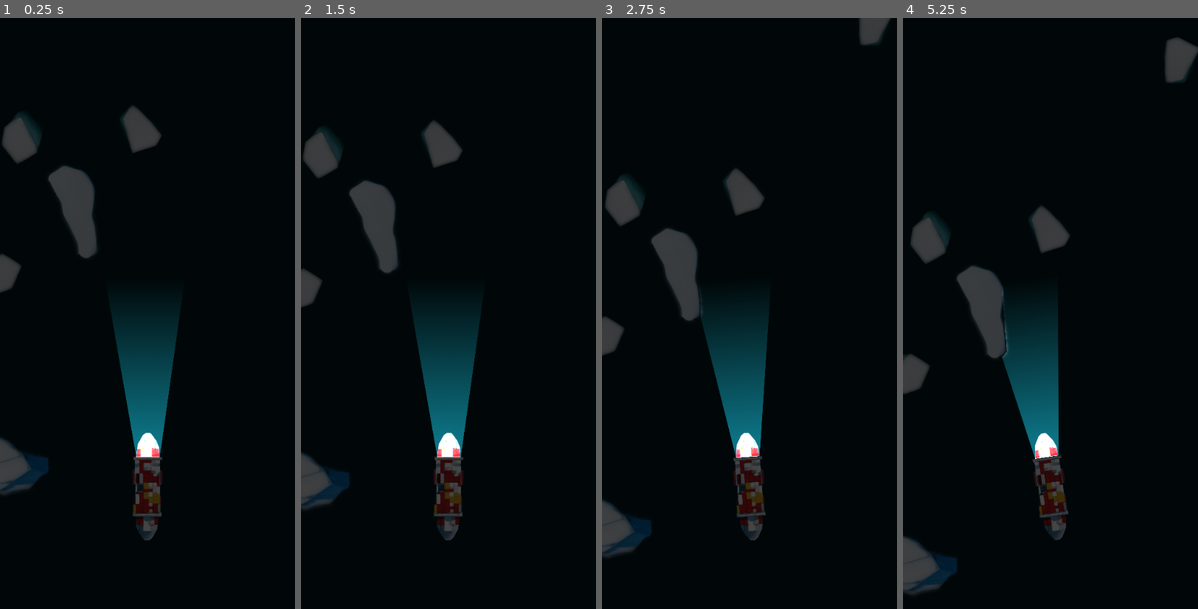
Above: before the commit, frames 1-4 (left to right).
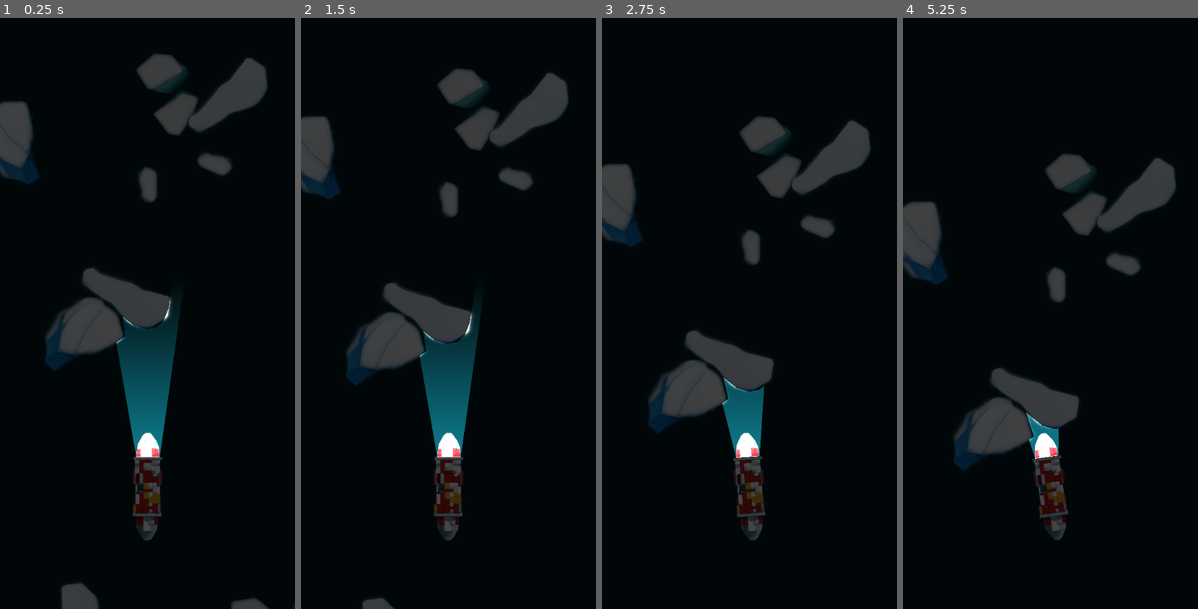
Above: after the commit, the same moments.

Repository: spatker/dont_break_the_ice
Game: Godot game, scene res://world.tscn
Same seed, same stepped clock (60 frames per second), same inputs: the game is played once before the commit and once after it.
Inputs:
- Up to frame 1 (0.25 s): no input
- Up to frame 2 (1.5 s): tap Enter at 0.5 s; hold W (accelerate) from 0.53 s (still down)
- Up to frame 3 (2.75 s): release W (accelerate) at 2.03 s; hold A (steer_left) from 2.03 s (still down)
- Up to frame 4 (5.25 s): release A (steer_left) at 3.53 s; hold S (brake) 3.53-4.28 s; hold D (steer_right) 4.28-5.03 s; tap Space at 5 s; hold W (accelerate) from 5.03 s (still down)

The runs differ from the first frame. In frame 1, 12% of the frame differs, in the area x 0-100%, y 6-100%; in frame 2, 12%; in frame 3, 13%; in frame 4, 15%, in the area x 0-100%, y 3-98%.

Commit message:
add basic win screen
Signed-off-by: Peter Suti <spatker@gmail.com>

Diff:
--- /dev/null
+++ b/restart.gd
@@ -0,0 +1,5 @@
+extends Button
+
+
+func _on_button_up():
+	get_tree().change_scene_to_file("res://world.tscn")
--- a/ship.gd
+++ b/ship.gd
@@ -13,6 +13,8 @@
 var collided = false
 var health = 6
 
+signal health_depleted
+signal died
 
 func _physics_process(delta):
 	acceleration = Vector2.ZERO
@@ -31,7 +33,9 @@
 		collided = false
 	if collided and not prev_collided:
 		health -= 1
-		print_debug(health)
+		emit_signal("health_depleted")
+		if health == 0:
+			emit_signal("died")
 
 
 func calculate_friction():
--- /dev/null
+++ b/win_screen.tscn
@@ -0,0 +1,36 @@
+[gd_scene load_steps=2 format=3 uid="uid://b3iymswu2qlau"]
+
+[ext_resource type="Script" path="res://restart.gd" id="1_5rrea"]
+
+[node name="Control" type="Control"]
+layout_mode = 3
+anchors_preset = 15
+anchor_right = 1.0
+anchor_bottom = 1.0
+
+[node name="VBoxContainer" type="VBoxContainer" parent="."]
+layout_mode = 0
+offset_right = 512.0
+offset_bottom = 496.0
+
+[node name="HBoxContainer" type="HBoxContainer" parent="VBoxContainer"]
+layout_mode = 2
+offset_right = 512.0
+offset_bottom = 42.0
+
+[node name="RichTextLabel" type="RichTextLabel" parent="VBoxContainer/HBoxContainer"]
+layout_mode = 2
+offset_bottom = 42.0
+theme_override_font_sizes/normal_font_size = 30
+text = "You've escaped"
+fit_content_height = true
+
+[node name="Button" type="Button" parent="VBoxContainer"]
+layout_mode = 2
+offset_top = 46.0
+offset_right = 512.0
+offset_bottom = 77.0
+text = "New game"
+script = ExtResource("1_5rrea")
+
+[connection signal="button_up" from="VBoxContainer/Button" to="VBoxContainer/Button" method="_on_button_up"]
--- a/world.gd
+++ b/world.gd
@@ -1,8 +1,10 @@
 extends Node2D
 
-const board_size = 6000
-const num_icebergs = 3000
+const board_size = 600
+const num_icebergs = 30
 const safe_zone_size = 256
+
+@onready var player = get_node("ship")
 
 # Called when the node enters the scene tree for the first time.
 func _ready():
@@ -18,14 +20,27 @@
 	for i in range(0,num_icebergs):
 		var ice_idx = randi_range(0,ice_scenes.size()-1)
 		var ice = ice_scenes[ice_idx].instantiate()
-		var pos = Vector2(randf_range(-board_size, board_size), randf_range(-board_size, board_size))
+		var spawn_size = board_size*1.2
+		var pos = Vector2(randf_range(-spawn_size, spawn_size), randf_range(-spawn_size, spawn_size))
 		while (pos - Vector2.ZERO).length() < safe_zone_size:
-			pos = Vector2(randf_range(-board_size, board_size), randf_range(-board_size, board_size))
+			pos = Vector2(randf_range(-spawn_size, spawn_size), randf_range(-spawn_size, spawn_size))
 		ice.position = pos
 		ice.rotation = randf_range(0,360)
 		add_child(ice)
 
+	player.health_depleted.connect(_on_update_health)
+	player.died.connect(_on_died)
+
+func _on_update_health():
+	print_debug(player.health)
+
+func _on_died():
+	print_debug(player.health)
+
+func _win():
+	get_tree().change_scene_to_file("res://win_screen.tscn")
 
 # Called every frame. 'delta' is the elapsed time since the previous frame.
 func _process(delta):
-	pass
+	if absf(player.position.x) > board_size or absf(player.position.y) > board_size:
+		_win()
